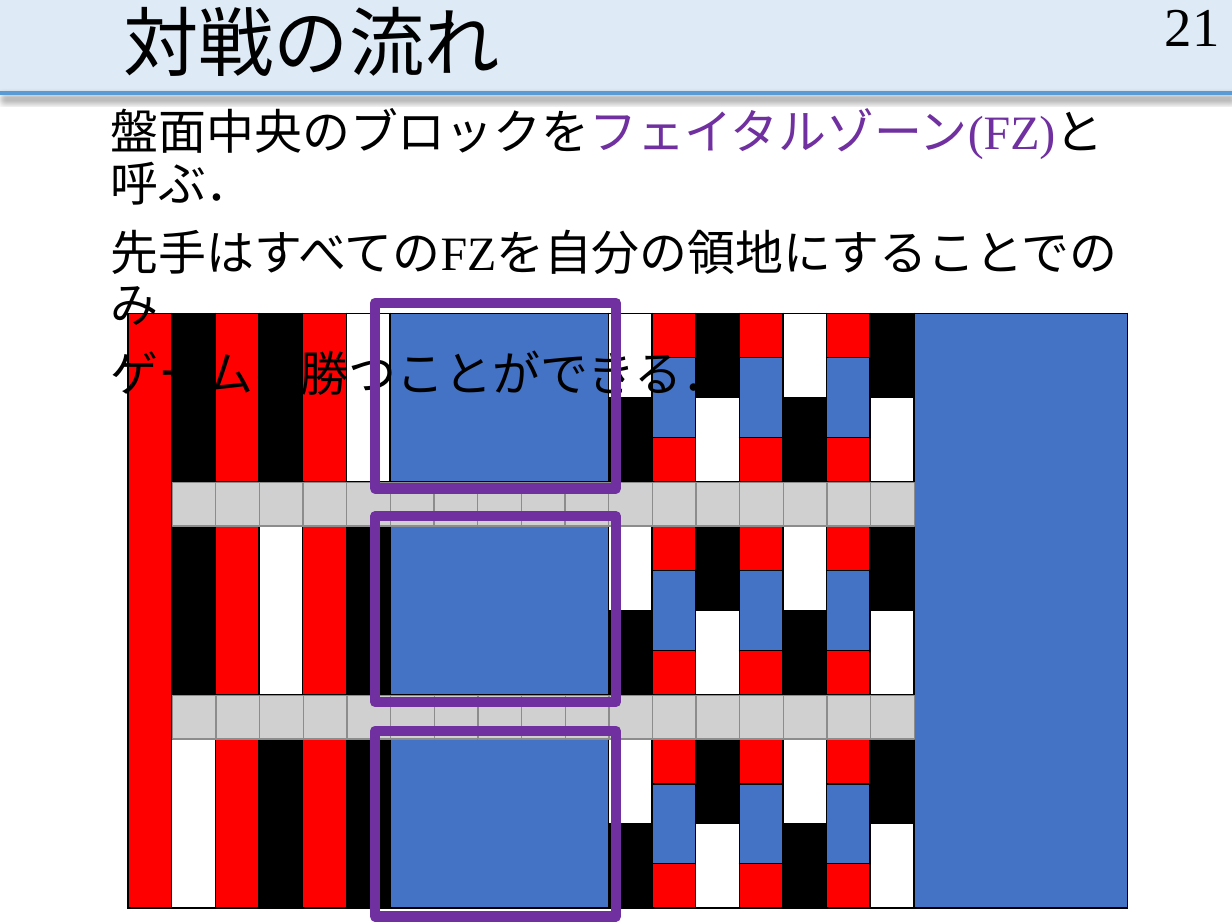
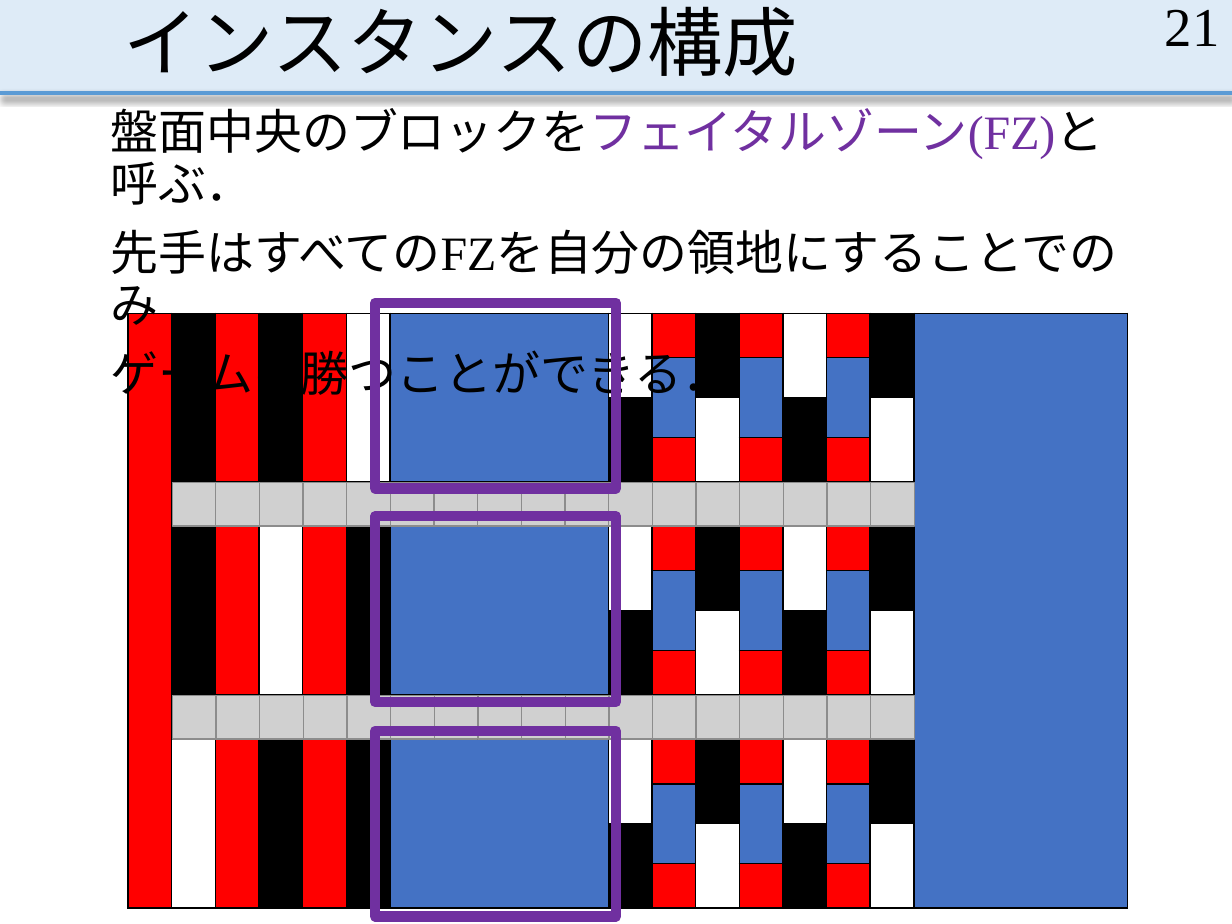
Before and after one commit to MasayaOda/SR, a slide deck: slide 21 of 190513oda.pptx. Drawn at 1232x924 pixels with LibreOffice and Linux fonts; fonts in the diff are those of the drawing; grey boxes stand for pictures. Boxes give left, top, right and bottom in pixels: in the first picture for what was removed or moved away, otherwise in the second. Text is boxed around its words. In the diff, an @@ line names an element or a change of style, - is before the commit and + after.

```diff
--- a/190513oda.pptx
+++ b/190513oda.pptx
@@ title at (123,6,798,77): text changed @@
-対戦の流れ
+インスタンスの構成
```
Also in this commit, not shown: 1 other slide changed.
